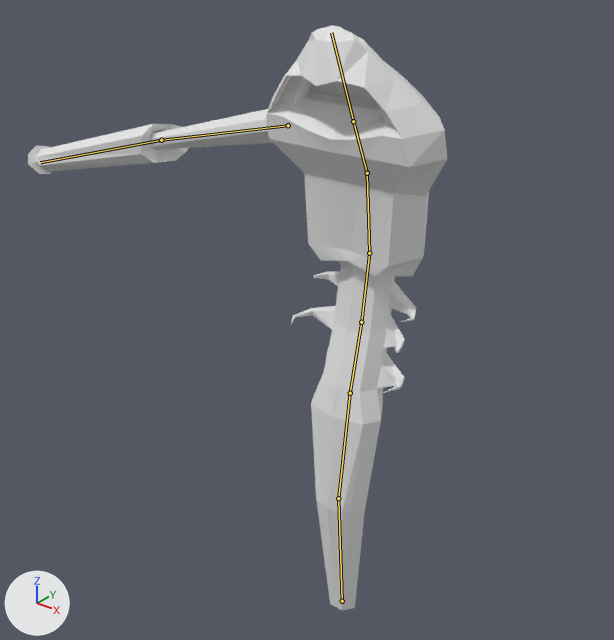
The Blender file 3DModels/Characters/MainCharacter/iteration_2/mc_2.blend: old version first, new version second.
One viewpoint serves both versions: a camera (50 mm lens) standing at (8.49, -11.89, 14.13) and looking at (-1.92, 1.12, 6.06). The lights are fixed; the arrows at lower left show +X, +Y and +Z. The bones that bend it are drawn over the model as lines.

The first picture shows 'mc_2'.
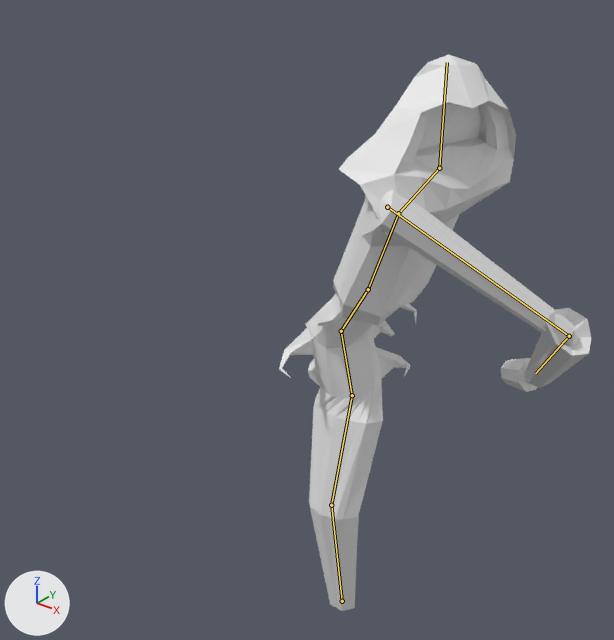
The newer file adds an action. The first version stands in its rest pose; the second is drawn at frame 25 of the action 'attack_1'.

Changed parts and their boxes (x1, y1, x2, y2) in the pictures (614 x 640 px):
'mc_2', posed (25% narrower): before (28, 25, 447, 610); after (279, 54, 591, 611)
bone 'feet', root to tip: before (342, 601) to (338, 498); after (342, 601) to (331, 505)
bone 'leg', root to tip: before (338, 498) to (350, 393); after (331, 505) to (352, 395)
bone 'hip_1', root to tip: before (350, 393) to (361, 322); after (352, 395) to (341, 331)
bone 'hip_2', root to tip: before (361, 322) to (369, 253); after (341, 331) to (368, 289)
bone 'hip_3', root to tip: before (369, 253) to (367, 173); after (368, 289) to (398, 213)
bone 'head', root to tip: before (353, 121) to (331, 32); after (439, 168) to (447, 62)
bone 'forearm', root to tip: before (288, 125) to (161, 140); after (387, 207) to (569, 336)
bone 'arm', root to tip: before (161, 140) to (40, 162); after (569, 336) to (535, 373)

The change in detail:
Bone 'feet' (bone_feet) turns from (0, 0, 0) to (-5, 0, 0) degrees about its own x, y and z.
Bone 'leg' (bone_leg) turns from (0, 0, 0) to (12, 0, 0) degrees about its own x, y and z.
Bone 'hip_1' (bone_hip_1) turns from (0, 0, 0) to (-36, 40, -32) degrees about its own x, y and z.
Bone 'hip_2' (bone_hip_2) turns from (0, 0, 0) to (-29, 27, 10) degrees about its own x, y and z.
Bone 'hip_3' (bone_hip_3) turns from (0, 0, 0) to (31, 12, 18) degrees about its own x, y and z.
Bone 'head' (bone_head) turns from (0, 0, 0) to (43, -29, -24) degrees about its own x, y and z.
Bone 'forearm' (bone_forearm) turns from (0, 0, 0) to (-122, -19, 27) degrees about its own x, y and z.
Bone 'arm' (bone_arm) turns from (0, 0, 0) to (59, 141, 8) degrees about its own x, y and z.
